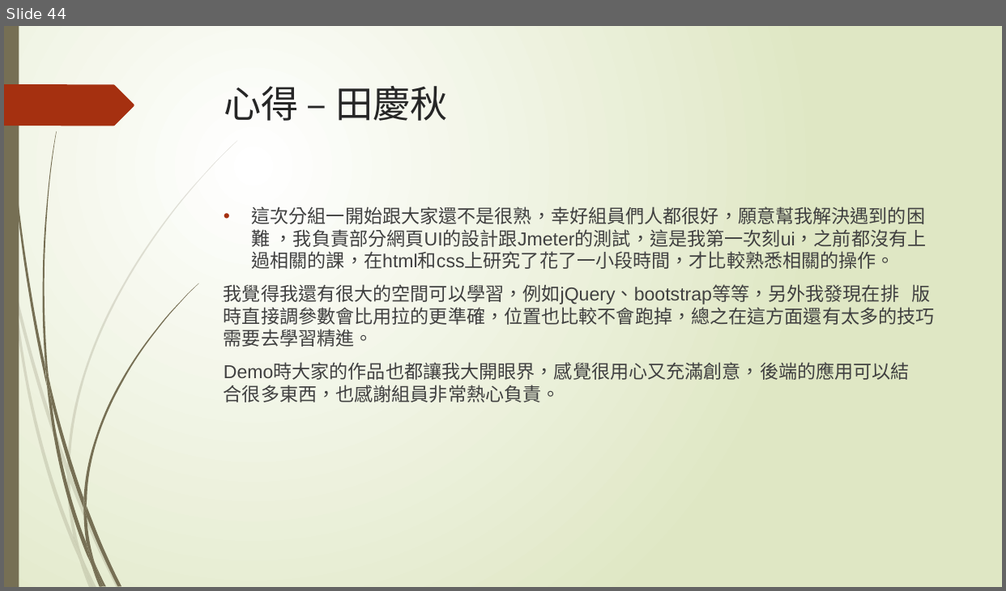
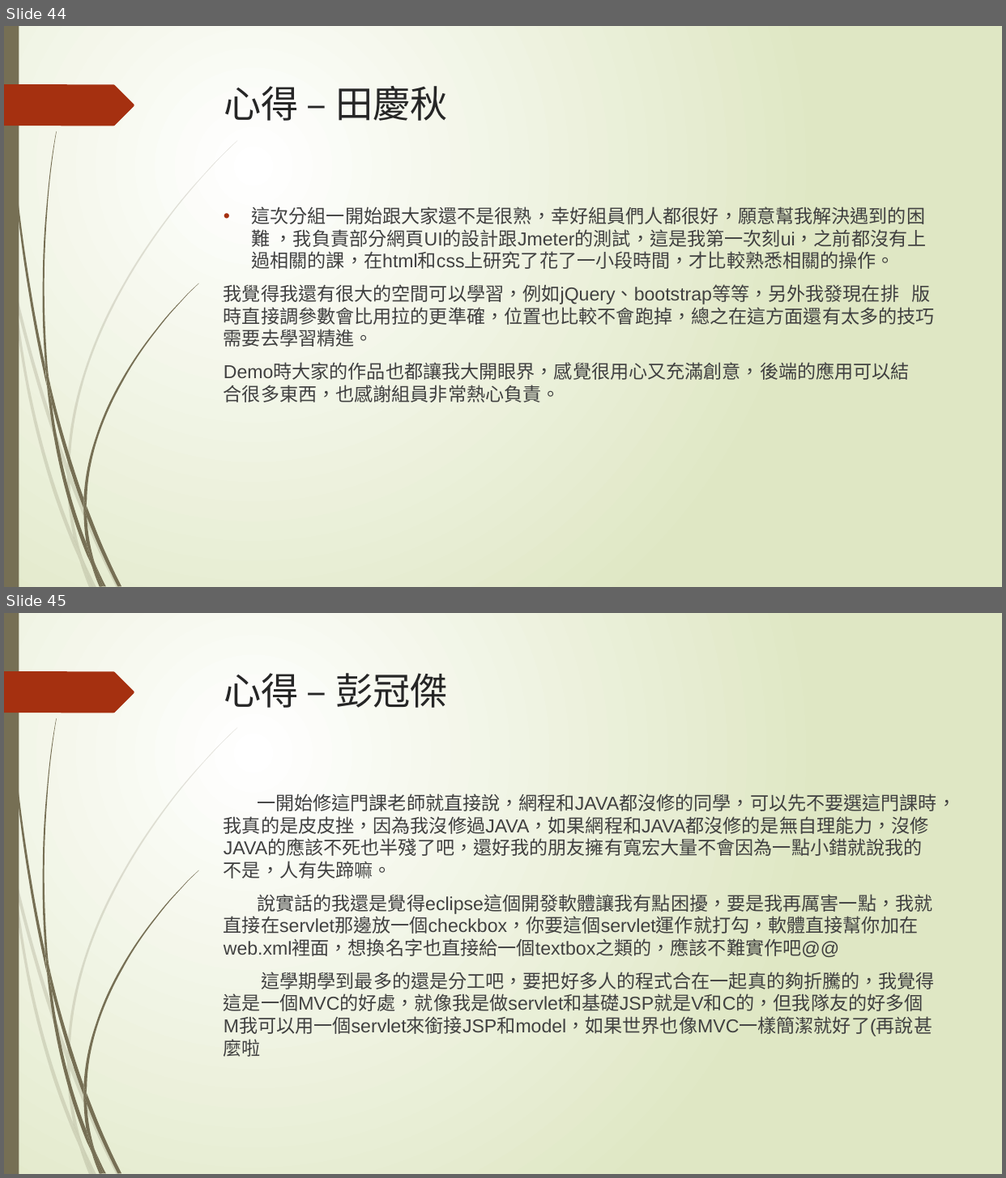
Before and after one commit to penut85420/WBSE_Project, a slide deck: 其他/YelpBlaBla.pptx. Shown one above the other, each under a label of ours: slide 44 before the commit, slides 44 and 45 after it. The pictures are 1006x591 and 1006x1178 pixels, drawn with LibreOffice and Linux fonts; fonts in the diff are those of the drawing. Boxes give left, top, right and bottom in pixels: in the first picture for what was removed or moved away, otherwise in the second. Text is boxed around its words. In the diff, an @@ line names an element or a change of style, - is before the commit and + after.

Commit message:
加窩的心得

```diff
--- a/其他/YelpBlaBla.pptx
+++ b/其他/YelpBlaBla.pptx
@@ slide 45 added at <box>4,613,1002,1174</box>, background gradient #FFFFFF to #DFE8C4; not listed: 24 template elements that a slide beside it also shows @@
@@ title added at <box>224,673,448,708</box>, 36 pt, text #262626 @@
+心得 – 彭冠傑
@@ text added at <box>224,791,956,1057</box>, 18 pt, text #404040 @@
+一開始修這門課老師就直接說，網程和JAVA都沒修的同學，可以先不要選這門課時，我真的是皮皮挫，因為我沒修過JAVA，如果網程和JAVA都沒修的是無自理能力，沒修JAVA的應該不死也半殘了吧，還好我的朋友擁有寬宏大量不會因為一點小錯就說我的不是，人有失蹄嘛。
+說實話的我還是覺得eclipse這個開發軟體讓我有點困擾，要是我再厲害一點，我就直接在servlet那邊放一個checkbox，你要這個servlet運作就打勾，軟體直接幫你加在web.xml裡面，想換名字也直接給一個textbox之類的，應該不難實作吧@@
+這學期學到最多的還是分工吧，要把好多人的程式合在一起真的夠折騰的，我覺得這是一個MVC的好處，就像我是做servlet和基礎JSP就是V和C的，但我隊友的好多個M我可以用一個servlet來銜接JSP和model，如果世界也像MVC一樣簡潔就好了(再說甚麼啦
```
